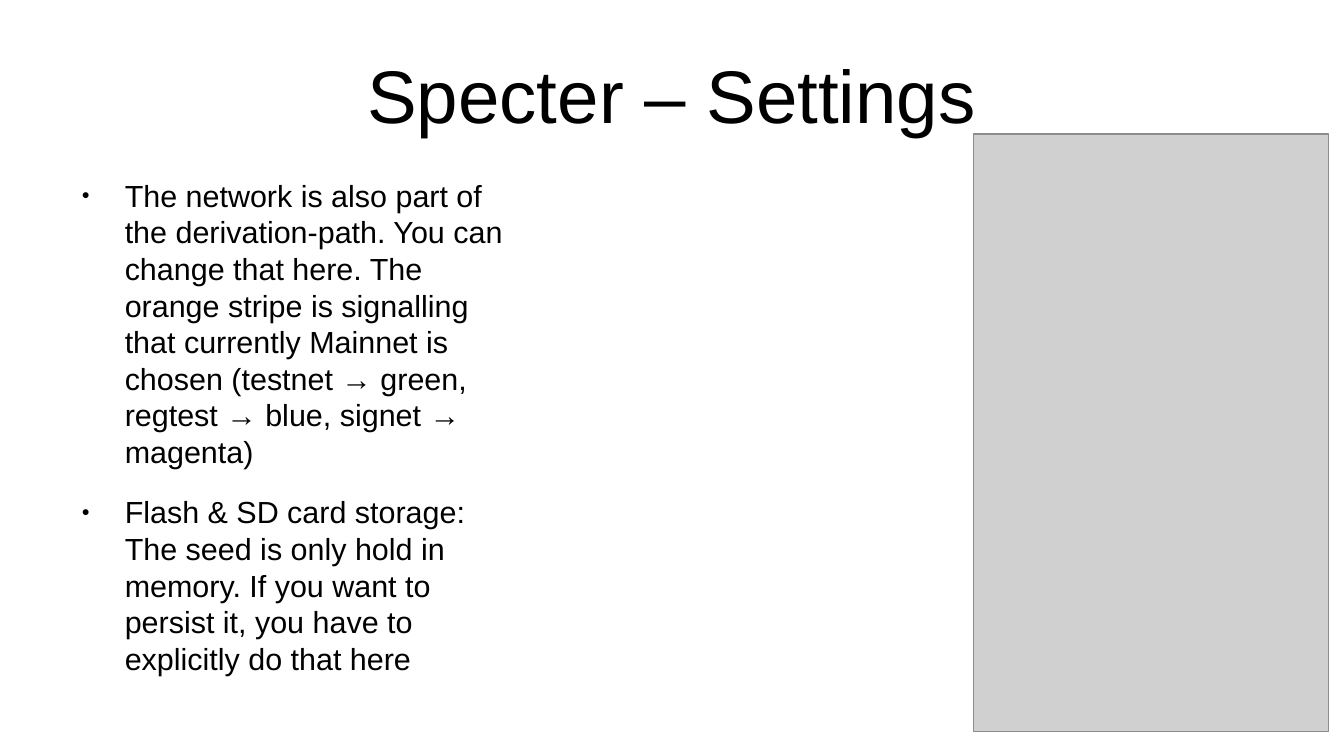
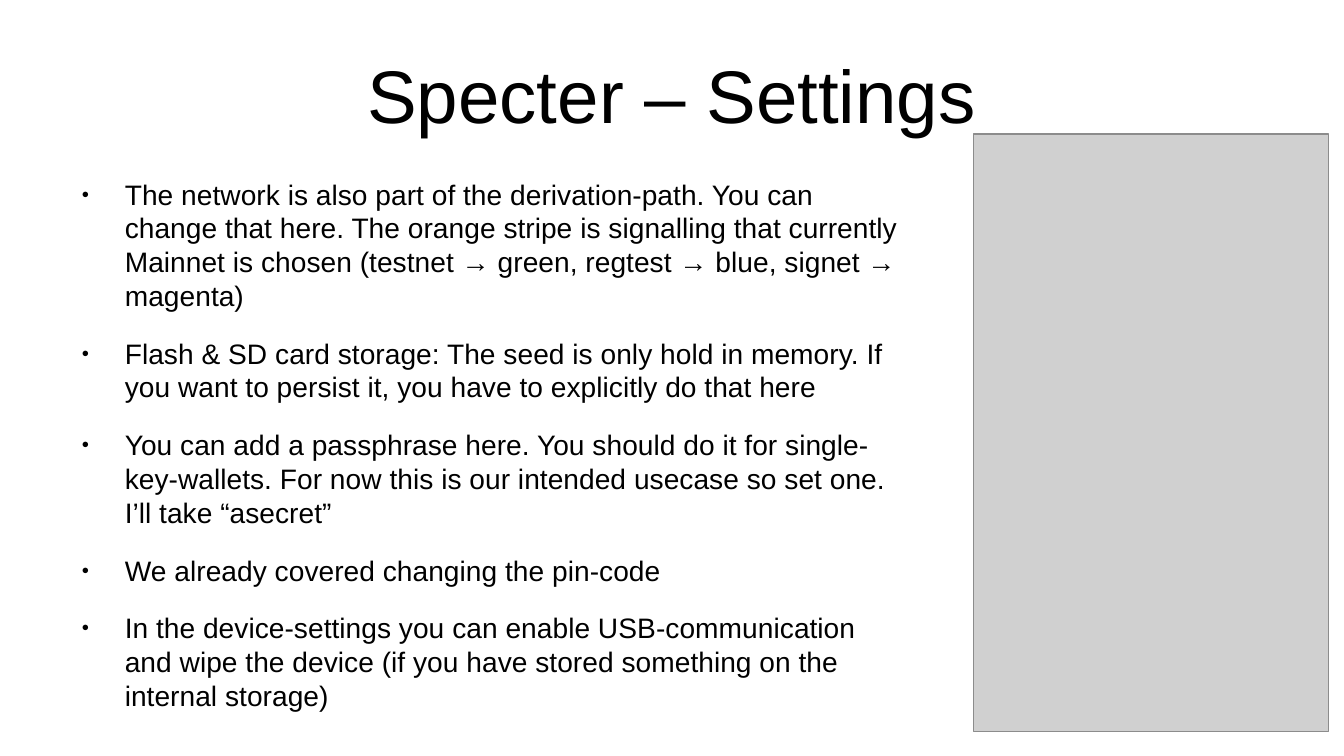
Before and after one commit to cryptoadvance/specter-education, a slide deck: slide 6 of content/bitcoin201/04_Specter-singlesig-pennytest.odp. Drawn at 1344x756 pixels with LibreOffice and Linux fonts; fonts in the diff are those of the drawing; grey boxes stand for pictures. Boxes give left, top, right and bottom in pixels: in the first picture for what was removed or moved away, otherwise in the second. Text is boxed around its words. In the diff, an @@ line names an element or a change of style, - is before the commit and + after.

```diff
--- a/content/bitcoin201/04_Specter-singlesig-pennytest.odp
+++ b/content/bitcoin201/04_Specter-singlesig-pennytest.odp
@@ text at [125, 184, 897, 403]: size 18 to 16.6 pt in "The network is also part of the ...", "Flash & SD card storage: The seed ..." @@
@@ text at [125, 434, 885, 677]: paragraphs added @@
+● You can add a passphrase here. You should do it for single-key-wallets. For now this is our intended usecase so set one. I’ll take “asecret”
+● We already covered changing the pin-code
+● In the device-settings you can enable USB-communication and wipe the device (if you have stored something on the internal storage)
```
Also in this commit, not shown: 10 slides added, 1 other file.
